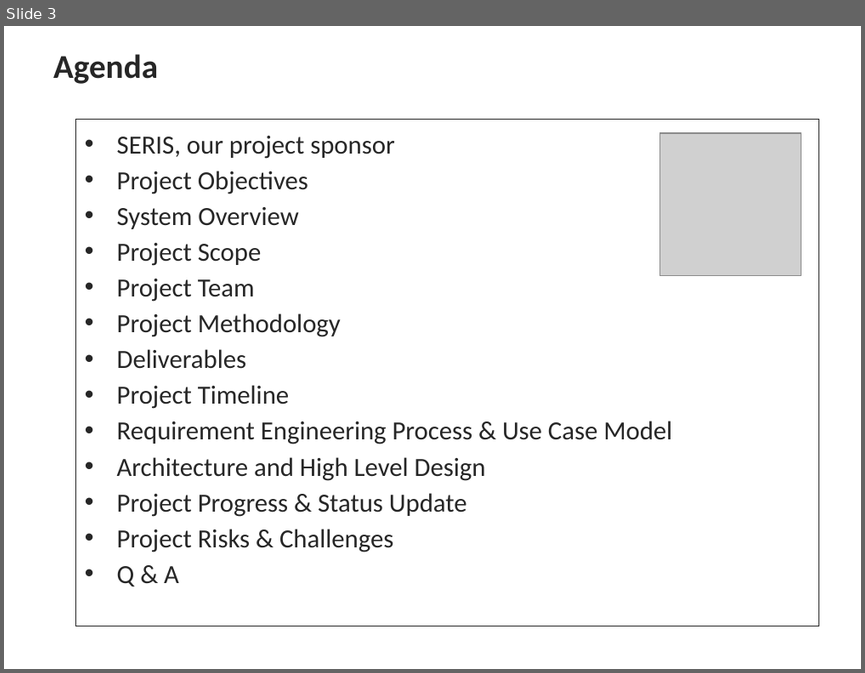
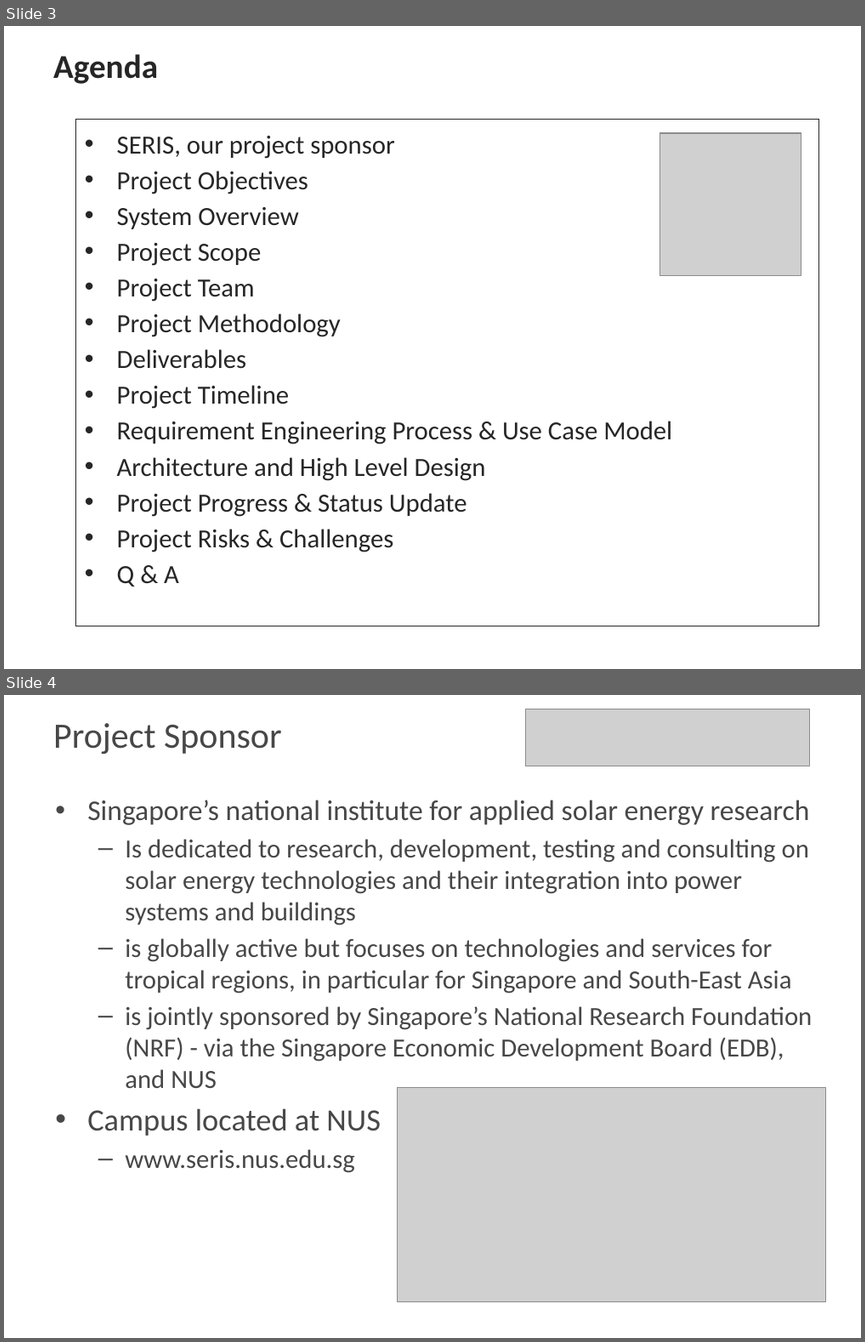
Before and after one commit to MrNayLA/SE25PT7SERIS, a slide deck: MGMT/REPORT/PPT/WORK IN PROGRESS/RAM Project Presentation - Iter0.pptx. Shown one above the other, each under a label of ours: slide 3 before the commit, slides 3 and 4 after it. The pictures are 865x673 and 865x1342 pixels, drawn with LibreOffice and Linux fonts; fonts in the diff are those of the drawing; grey boxes stand for pictures; background and template pictures are left out. Boxes give left, top, right and bottom in pixels: in the first picture for what was removed or moved away, otherwise in the second. Text is boxed around its words. In the diff, an @@ line names an element or a change of style, - is before the commit and + after.

```diff
--- a/MGMT/REPORT/PPT/WORK IN PROGRESS/RAM Project Presentation - Iter0.pptx
+++ b/MGMT/REPORT/PPT/WORK IN PROGRESS/RAM Project Presentation - Iter0.pptx
@@ slide 4 added at (x1=4, y1=695, x2=861, y2=1338), background picture (left out) @@
@@ picture added at (x1=525, y1=709, x2=809, y2=767) @@
@@ title added at (x1=53, y1=723, x2=282, y2=754), 30 pt, text #474747 @@
+Project Sponsor
@@ text added at (x1=87, y1=800, x2=812, y2=1173), 22 pt, text #474747 @@
+• Singapore’s national institute for applied solar energy research
+  – Is dedicated to research, development, testing and consulting on solar energy technologies and their integration into power systems and buildings
+  – is globally active but focuses on technologies and services for tropical regions, in particular for Singapore and South-East Asia
+  – is jointly sponsored by Singapore’s National Research Foundation (NRF) - via the Singapore Economic Development Board (EDB), and NUS
+• Campus located at NUS
+  – www.seris.nus.edu.sg
@@ picture added at (x1=398, y1=1088, x2=826, y2=1302) @@
```
Also in this commit, not shown: 9 slides changed, 11 other slides added.
